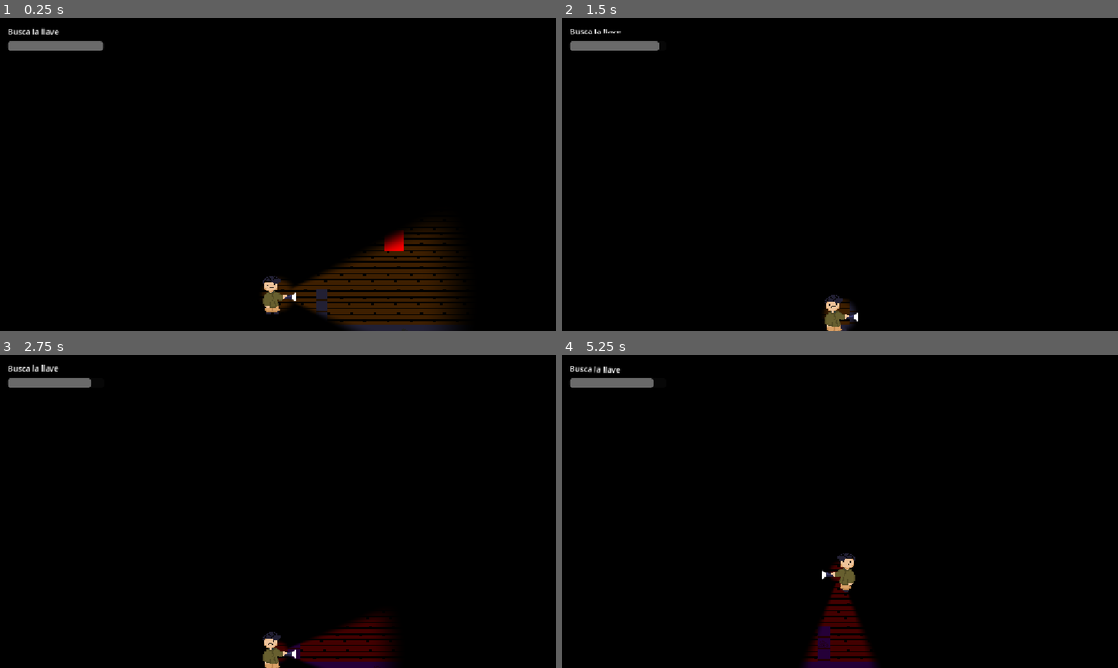
Above: before the commit, frames 1-4 (two rows, left to right).
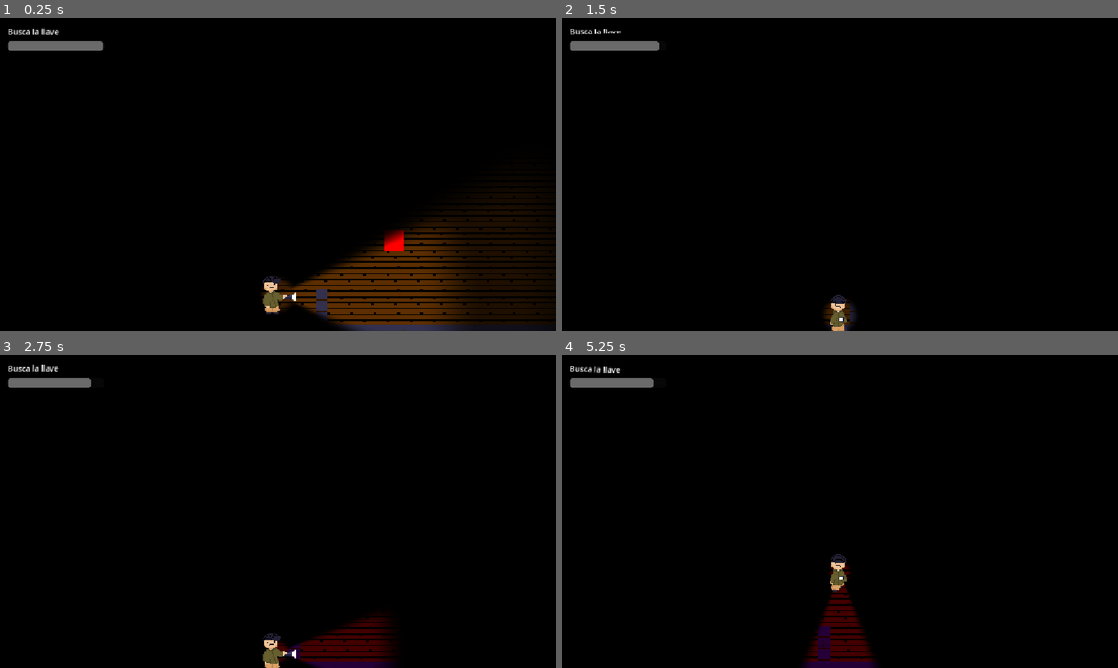
Above: after the commit, the same moments.

Repository: DiegoWojak/Halloween2026GameDojo
Game: Godot game, scene res://Scenes/EnemiesTest.tscn
Same seed, same stepped clock (60 frames per second), same inputs: the game is played once before the commit and once after it.
Inputs (mouse positions are in pixels of both pictures, inside the frame that each line leads up to):
- Up to frame 1 (0.25 s): no input
- Up to frame 2 (1.5 s): move the mouse to (962, 158) at 0.52 s; hold Right (move_right) 0.53-1.28 s; click (962, 158) at 0.6 s; move the mouse to (728, 190) at 1.27 s; hold Down (move_down) from 1.28 s (still down); tap Space (flashlight_toggle) at 1.35 s
- Up to frame 3 (2.75 s): tap Enter at 2 s; move the mouse to (333, 442) at 2.02 s; release Down (move_down) at 2.03 s; hold Right (move_right) from 2.03 s (still down); click (333, 442) at 2.1 s
- Up to frame 4 (5.25 s): move the mouse to (812, 574) at 2.77 s; release Right (move_right) at 2.78 s; hold Up (move_up) 2.78-3.53 s; tap Space (flashlight_toggle) at 2.85, 4.25, 4.35 s; move the mouse to (1006, 558) at 3.52 s; hold Left (move_left) 3.53-5.03 s; click (1006, 558) at 3.6 s; move the mouse to (673, 464) at 4.27 s; move the mouse to (867, 511) at 5.02 s; hold Down (move_down) from 5.03 s (still down); click (867, 511) at 5.1 s

The runs differ from the first frame. In frame 1, 9.1% of the frame differs, in the area x 50-98%, y 58-100%; in frame 2, 0.3%; in frame 3, less than 0.1%; in frame 4, 0.4%.

Commit message:
animacion Player framse, Flashlight más lejano.

Diff:
--- a/Art/Sprites/PlayerFrames.tres
+++ b/Art/Sprites/PlayerFrames.tres
@@ -2,6 +2,8 @@
 
 [ext_resource type="Texture2D" uid="uid://cuped3qv4ba3i" path="res://Art/Sprites/player_idle.png" id="1_idle"]
 [ext_resource type="Texture2D" uid="uid://cbbd6he6oh5r7" path="res://Art/Sprites/player_lateral_mov.png" id="2_side"]
+[ext_resource type="Texture2D" uid="uid://dho50pk647vlm" path="res://Art/Sprites/player_up_mov.png" id="3_up"]
+[ext_resource type="Texture2D" uid="uid://dc1pv84ekhtcv" path="res://Art/Sprites/player_down_mov.png" id="4_down"]
 
 [sub_resource type="AtlasTexture" id="idle_0"]
 atlas = ExtResource("1_idle")
@@ -146,6 +148,66 @@
 [sub_resource type="AtlasTexture" id="side_7"]
 atlas = ExtResource("2_side")
 region = Rect2(350, 0, 50, 54)
+
+[sub_resource type="AtlasTexture" id="up_0"]
+atlas = ExtResource("3_up")
+region = Rect2(0, 0, 50, 54)
+
+[sub_resource type="AtlasTexture" id="up_1"]
+atlas = ExtResource("3_up")
+region = Rect2(50, 0, 50, 54)
+
+[sub_resource type="AtlasTexture" id="up_2"]
+atlas = ExtResource("3_up")
+region = Rect2(100, 0, 50, 54)
+
+[sub_resource type="AtlasTexture" id="up_3"]
+atlas = ExtResource("3_up")
+region = Rect2(150, 0, 50, 54)
+
+[sub_resource type="AtlasTexture" id="up_4"]
+atlas = ExtResource("3_up")
+region = Rect2(200, 0, 50, 54)
+
+[sub_resource type="AtlasTexture" id="up_5"]
+atlas = ExtResource("3_up")
+region = Rect2(250, 0, 50, 54)
+
+[sub_resource type="AtlasTexture" id="up_6"]
+atlas = ExtResource("3_up")
+region = Rect2(300, 0, 50, 54)
+
+[sub_resource type="AtlasTexture" id="up_7"]
+atlas = ExtResource("3_up")
+region = Rect2(350, 0, 50, 54)
+
+[sub_resource type="AtlasTexture" id="down_0"]
+atlas = ExtResource("4_down")
+region = Rect2(0, 0, 50, 54)
+
+[sub_resource type="AtlasTexture" id="down_1"]
+atlas = ExtResource("4_down")
+region = Rect2(50, 0, 50, 54)
+
+[sub_resource type="AtlasTexture" id="down_2"]
+atlas = ExtResource("4_down")
+region = Rect2(100, 0, 50, 54)
+
+[sub_resource type="AtlasTexture" id="down_3"]
+atlas = ExtResource("4_down")
+region = Rect2(150, 0, 50, 54)
+
+[sub_resource type="AtlasTexture" id="down_4"]
+atlas = ExtResource("4_down")
+region = Rect2(200, 0, 50, 54)
+
+[sub_resource type="AtlasTexture" id="down_5"]
+atlas = ExtResource("4_down")
+region = Rect2(250, 0, 50, 54)
+
+[sub_resource type="AtlasTexture" id="down_6"]
+atlas = ExtResource("4_down")
+region = Rect2(300, 0, 50, 54)
 
 [resource]
 animations = [{
@@ -266,4 +328,59 @@
 "loop": 1,
 "name": &"walk_side",
 "speed": 10.0
+}, {
+"frames": [{
+"duration": 1.0,
+"texture": SubResource("up_0")
+}, {
+"duration": 1.0,
+"texture": SubResource("up_1")
+}, {
+"duration": 1.0,
+"texture": SubResource("up_2")
+}, {
+"duration": 1.0,
+"texture": SubResource("up_3")
+}, {
+"duration": 1.0,
+"texture": SubResource("up_4")
+}, {
+"duration": 1.0,
+"texture": SubResource("up_5")
+}, {
+"duration": 1.0,
+"texture": SubResource("up_6")
+}, {
+"duration": 1.0,
+"texture": SubResource("up_7")
+}],
+"loop": true,
+"name": &"walk_up",
+"speed": 10.0
+}, {
+"frames": [{
+"duration": 1.0,
+"texture": SubResource("down_0")
+}, {
+"duration": 1.0,
+"texture": SubResource("down_1")
+}, {
+"duration": 1.0,
+"texture": SubResource("down_2")
+}, {
+"duration": 1.0,
+"texture": SubResource("down_3")
+}, {
+"duration": 1.0,
+"texture": SubResource("down_4")
+}, {
+"duration": 1.0,
+"texture": SubResource("down_5")
+}, {
+"duration": 1.0,
+"texture": SubResource("down_6")
+}],
+"loop": true,
+"name": &"walk_down",
+"speed": 10.0
 }]
--- a/Prefabs/Flashlight.tscn
+++ b/Prefabs/Flashlight.tscn
@@ -3,10 +3,19 @@
 [ext_resource type="Script" uid="uid://dbj4ce5rpt2ai" path="res://Scripts/Flashlight.gd" id="1_e7i2y"]
 [ext_resource type="Script" path="res://Scripts/ConeLight.gd" id="2_cone"]
 
-[node name="Flashlight" type="Node2D" unique_id=78662924 node_paths=PackedStringArray("light_normal", "light_secret")]
+[node name="Flashlight" type="Node2D" unique_id=78662924 node_paths=PackedStringArray("light_normal", "light_secret", "light_outer")]
 script = ExtResource("1_e7i2y")
 light_normal = NodePath("Normal")
 light_secret = NodePath("Secret")
+light_outer = NodePath("Outer")
+
+[node name="Outer" type="PointLight2D" parent="." unique_id=503917264]
+energy = 0.5
+texture_scale = 0.9
+script = ExtResource("2_cone")
+cone_angle = 70.0
+softness = 0.5
+near_radius = 0.0
 
 [node name="Normal" type="PointLight2D" parent="." unique_id=1451971243]
 texture_scale = 0.55
--- a/Scripts/EnemiesTestPlayer.gd
+++ b/Scripts/EnemiesTestPlayer.gd
@@ -50,7 +50,22 @@
 		elif input.y != 0:
 			facing = Vector2(0, signf(input.y))
 	move_and_slide()
-	# ponytail: arriba/abajo usan walk_side hasta que llegue player_horizontal_mov.png
-	if facing.x != 0:
-		_sprite.flip_h = facing.x < 0
-	_sprite.play(&"walk_side" if velocity.length() > 1.0 else &"idle")
+	_animate()
+
+
+## walk_side / walk_up / walk_down según facing. Quieto: idle de lado; mirando
+## arriba/abajo queda en el primer frame de esa caminata (no hay idle vertical).
+func _animate() -> void:
+	var anim := &"walk_side"
+	if facing.y < 0:
+		anim = &"walk_up"
+	elif facing.y > 0:
+		anim = &"walk_down"
+	_sprite.flip_h = facing.x < 0
+	if velocity.length() > 1.0:
+		_sprite.play(anim)
+	elif anim == &"walk_side":
+		_sprite.play(&"idle")
+	else:
+		_sprite.animation = anim
+		_sprite.stop()
--- a/Scripts/Flashlight.gd
+++ b/Scripts/Flashlight.gd
@@ -9,6 +9,9 @@
 @export var light_normal: ConeLight
 ## Luz ultravioleta.
 @export var light_secret: ConeLight
+## Opcional: acompaña a la luz normal, más larga y tenue, para ver más lejos.
+## Como la normal, no revela los enemigos de light_only_ids.
+@export var light_outer: ConeLight
 var is_light_normal: bool = true
 
 @export_group("Energy")
@@ -57,6 +60,8 @@
 
 	light_normal.visible = is_on and is_light_normal
 	light_secret.visible = is_on and not is_light_normal
+	if light_outer:
+		light_outer.visible = is_on and is_light_normal
 	var secret_visible := is_on and not is_light_normal
 	if secret_visible != _secret_shown:
 		_secret_shown = secret_visible
